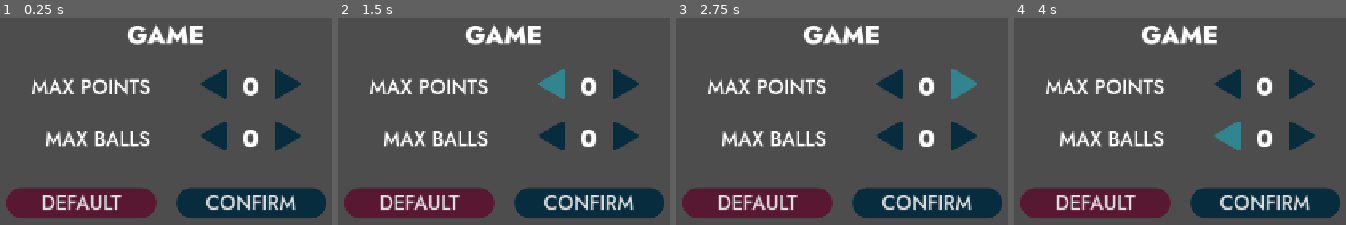
Above: before the commit, frames 1-4 (left to right).
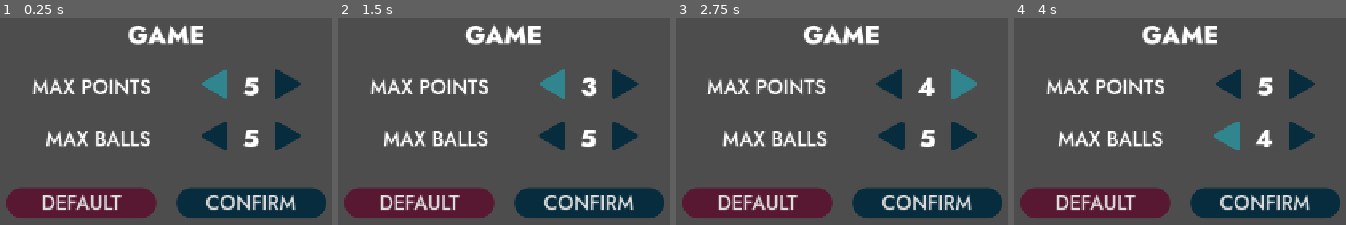
Above: after the commit, the same moments.

Repository: cf-Le3/pong-plus
Game: Godot game, scene res://menus/settings/game_settings/game_settings.tscn
The game is run twice, just before and just after one commit, with the same random seed, the same clock (stepped at 60 frames per second) and the same inputs. This scene is started directly instead of the project's main scene.
Inputs (mouse positions are in pixels of both pictures, inside the frame that each line leads up to):
- Up to frame 1 (0.25 s): no input
- Up to frame 2 (1.5 s): click (550, 86) at 0.52 s; click (550, 86) at 1.27 s
- Up to frame 3 (2.75 s): click (964, 86) at 2.02 s
- Up to frame 4 (4 s): click (1302, 86) at 2.77 s; click (1226, 140) at 3.52 s

The runs differ from the first frame. In frame 1, 3.5% of the frame differs, in the area x 9-79%, y 2-64%; in frame 2, 1.5%; in frame 3, 3.1%; in frame 4, 3.5%.

Commit message:
Implement input handling logic for "GameSettings" scene

Diff:
--- /dev/null
+++ b/Pong Plus/menus/settings/game_settings/game_settings.gd
@@ -0,0 +1,35 @@
+class_name GameSettings
+extends CanvasLayer
+signal close_game_settings(game_config: GameConfig)
+var game_config := GameConfig.new()
+
+func _ready() -> void:
+	_update_counters()
+	$%PointsButtonL.grab_focus()
+
+func _on_points_button_l_pressed() -> void:
+	game_config.set_max_points(game_config.get_max_points()-1)
+	_update_counters()
+
+func _on_points_button_r_pressed() -> void:
+	game_config.set_max_points(game_config.get_max_points()+1)
+	_update_counters()
+
+func _on_balls_button_l_pressed() -> void:
+	game_config.set_max_balls(game_config.get_max_balls()-1)
+	_update_counters()
+
+func _on_balls_button_r_pressed() -> void:
+	game_config.set_max_balls(game_config.get_max_balls()+1)
+	_update_counters()
+
+func _on_default_button_pressed() -> void:
+	game_config = GameConfig.new()
+	_update_counters()
+
+func _on_confirm_button_pressed() -> void:
+	close_game_settings.emit(game_config)
+
+func _update_counters() -> void:
+	$%PointsCounter.text = str(game_config.get_max_points())
+	$%BallsCounter.text = str(game_config.get_max_balls())
--- a/Pong Plus/menus/settings/game_settings/game_settings.tscn
+++ b/Pong Plus/menus/settings/game_settings/game_settings.tscn
@@ -1,5 +1,6 @@
-[gd_scene load_steps=9 format=3 uid="uid://b5vvibm87hgpv"]
+[gd_scene load_steps=10 format=3 uid="uid://b5vvibm87hgpv"]
 
+[ext_resource type="Script" uid="uid://b3bv87cgvdo07" path="res://menus/settings/game_settings/game_settings.gd" id="1_4iu0o"]
 [ext_resource type="Theme" uid="uid://bebmaum0nxo2t" path="res://menus/assets_themes/settings_title_label.tres" id="1_g4nkl"]
 [ext_resource type="Theme" uid="uid://cma8plh8jdkxh" path="res://menus/assets_themes/settings_control_label.tres" id="2_4iu0o"]
 [ext_resource type="Texture2D" uid="uid://d10o4jsqbjw5g" path="res://menus/assets_textures/arrow_button_l.png" id="3_7wr6i"]
@@ -10,6 +11,7 @@
 [ext_resource type="Theme" uid="uid://cln0vq5h8pqqn" path="res://menus/assets_themes/button_normal_general.tres" id="8_qkoji"]
 
 [node name="GameSettings" type="CanvasLayer"]
+script = ExtResource("1_4iu0o")
 
 [node name="MarginContainer" type="MarginContainer" parent="."]
 anchors_preset = 15
@@ -53,22 +55,33 @@
 layout_mode = 2
 theme_override_constants/separation = 24
 
-[node name="ButtonL" type="TextureButton" parent="MarginContainer/VBoxContainer/VBoxGameSettings/PointsControl/HBoxContainer"]
+[node name="PointsButtonL" type="TextureButton" parent="MarginContainer/VBoxContainer/VBoxGameSettings/PointsControl/HBoxContainer"]
+unique_name_in_owner = true
 layout_mode = 2
+focus_neighbor_left = NodePath(".")
+focus_neighbor_top = NodePath("../../../../HBoxContainer/ConfirmButton")
+focus_neighbor_right = NodePath("../PointsButtonR")
+focus_neighbor_bottom = NodePath("../../../BallsControl/HBoxContainer/BallsButtonL")
 texture_normal = ExtResource("3_7wr6i")
 texture_pressed = ExtResource("4_3unct")
 texture_hover = ExtResource("4_3unct")
 texture_focused = ExtResource("4_3unct")
 
-[node name="Counter" type="Label" parent="MarginContainer/VBoxContainer/VBoxGameSettings/PointsControl/HBoxContainer"]
+[node name="PointsCounter" type="Label" parent="MarginContainer/VBoxContainer/VBoxGameSettings/PointsControl/HBoxContainer"]
+unique_name_in_owner = true
 layout_mode = 2
 theme = ExtResource("1_g4nkl")
 text = "0"
 horizontal_alignment = 1
 vertical_alignment = 1
 
-[node name="ButtonR" type="TextureButton" parent="MarginContainer/VBoxContainer/VBoxGameSettings/PointsControl/HBoxContainer"]
+[node name="PointsButtonR" type="TextureButton" parent="MarginContainer/VBoxContainer/VBoxGameSettings/PointsControl/HBoxContainer"]
+unique_name_in_owner = true
 layout_mode = 2
+focus_neighbor_left = NodePath("../PointsButtonL")
+focus_neighbor_top = NodePath("../../../../HBoxContainer/ConfirmButton")
+focus_neighbor_right = NodePath(".")
+focus_neighbor_bottom = NodePath("../../../BallsControl/HBoxContainer/BallsButtonR")
 texture_normal = ExtResource("5_bdek5")
 texture_pressed = ExtResource("6_2xgd5")
 texture_hover = ExtResource("6_2xgd5")
@@ -89,22 +102,33 @@
 layout_mode = 2
 theme_override_constants/separation = 24
 
-[node name="ButtonL" type="TextureButton" parent="MarginContainer/VBoxContainer/VBoxGameSettings/BallsControl/HBoxContainer"]
+[node name="BallsButtonL" type="TextureButton" parent="MarginContainer/VBoxContainer/VBoxGameSettings/BallsControl/HBoxContainer"]
+unique_name_in_owner = true
 layout_mode = 2
+focus_neighbor_left = NodePath(".")
+focus_neighbor_top = NodePath("../../../PointsControl/HBoxContainer/PointsButtonL")
+focus_neighbor_right = NodePath("../BallsButtonR")
+focus_neighbor_bottom = NodePath("../../../../HBoxContainer/ConfirmButton")
 texture_normal = ExtResource("3_7wr6i")
 texture_pressed = ExtResource("4_3unct")
 texture_hover = ExtResource("4_3unct")
 texture_focused = ExtResource("4_3unct")
 
-[node name="Counter" type="Label" parent="MarginContainer/VBoxContainer/VBoxGameSettings/BallsControl/HBoxContainer"]
+[node name="BallsCounter" type="Label" parent="MarginContainer/VBoxContainer/VBoxGameSettings/BallsControl/HBoxContainer"]
+unique_name_in_owner = true
 layout_mode = 2
 theme = ExtResource("1_g4nkl")
 text = "0"
 horizontal_alignment = 1
 vertical_alignment = 1
 
-[node name="ButtonR" type="TextureButton" parent="MarginContainer/VBoxContainer/VBoxGameSettings/BallsControl/HBoxContainer"]
+[node name="BallsButtonR" type="TextureButton" parent="MarginContainer/VBoxContainer/VBoxGameSettings/BallsControl/HBoxContainer"]
+unique_name_in_owner = true
 layout_mode = 2
+focus_neighbor_left = NodePath("../BallsButtonL")
+focus_neighbor_top = NodePath("../../../PointsControl/HBoxContainer/PointsButtonR")
+focus_neighbor_right = NodePath(".")
+focus_neighbor_bottom = NodePath("../../../../HBoxContainer/ConfirmButton")
 texture_normal = ExtResource("5_bdek5")
 texture_pressed = ExtResource("6_2xgd5")
 texture_hover = ExtResource("6_2xgd5")
@@ -142,6 +166,10 @@
 unique_name_in_owner = true
 custom_minimum_size = Vector2(240, 0)
 layout_mode = 2
+focus_neighbor_left = NodePath("../ConfirmButton")
+focus_neighbor_top = NodePath("../../VBoxGameSettings/BallsControl/HBoxContainer/BallsButtonL")
+focus_neighbor_right = NodePath("../ConfirmButton")
+focus_neighbor_bottom = NodePath("../../VBoxGameSettings/PointsControl/HBoxContainer/PointsButtonL")
 theme = ExtResource("7_tn3w7")
 text = "DEFAULT
 "
@@ -150,5 +178,16 @@
 unique_name_in_owner = true
 custom_minimum_size = Vector2(240, 0)
 layout_mode = 2
+focus_neighbor_left = NodePath("../DefaultButton")
+focus_neighbor_top = NodePath("../../VBoxGameSettings/BallsControl/HBoxContainer/BallsButtonR")
+focus_neighbor_right = NodePath("../DefaultButton")
+focus_neighbor_bottom = NodePath("../../VBoxGameSettings/PointsControl/HBoxContainer/PointsButtonR")
 theme = ExtResource("8_qkoji")
 text = "CONFIRM"
+
+[connection signal="pressed" from="MarginContainer/VBoxContainer/VBoxGameSettings/PointsControl/HBoxContainer/PointsButtonL" to="." method="_on_points_button_l_pressed"]
+[connection signal="pressed" from="MarginContainer/VBoxContainer/VBoxGameSettings/PointsControl/HBoxContainer/PointsButtonR" to="." method="_on_points_button_r_pressed"]
+[connection signal="pressed" from="MarginContainer/VBoxContainer/VBoxGameSettings/BallsControl/HBoxContainer/BallsButtonL" to="." method="_on_balls_button_l_pressed"]
+[connection signal="pressed" from="MarginContainer/VBoxContainer/VBoxGameSettings/BallsControl/HBoxContainer/BallsButtonR" to="." method="_on_balls_button_r_pressed"]
+[connection signal="pressed" from="MarginContainer/VBoxContainer/HBoxContainer/DefaultButton" to="." method="_on_default_button_pressed"]
+[connection signal="pressed" from="MarginContainer/VBoxContainer/HBoxContainer/ConfirmButton" to="." method="_on_confirm_button_pressed"]
Not shown, added: Pong Plus/menus/settings/game_settings/game_settings.gd.uid
